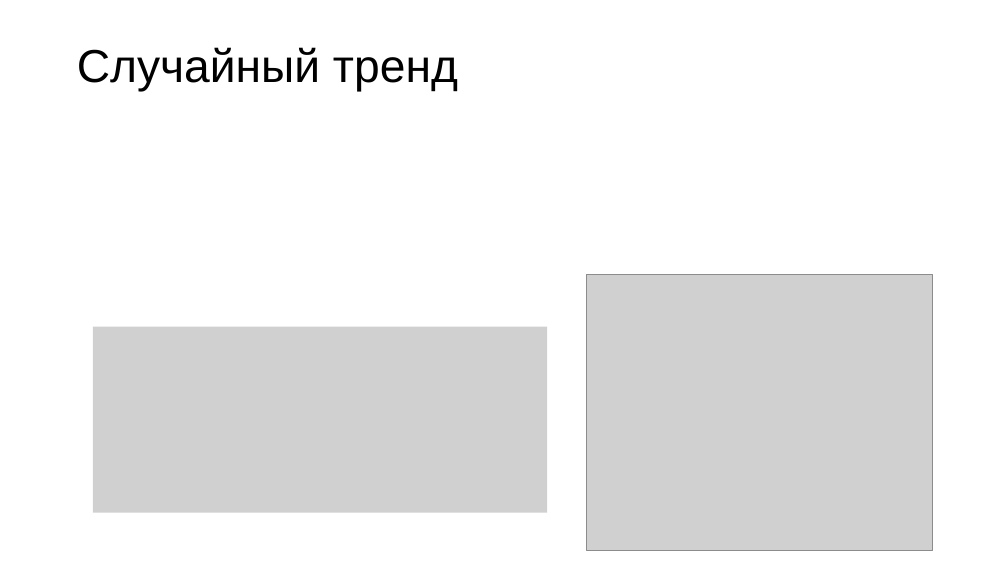
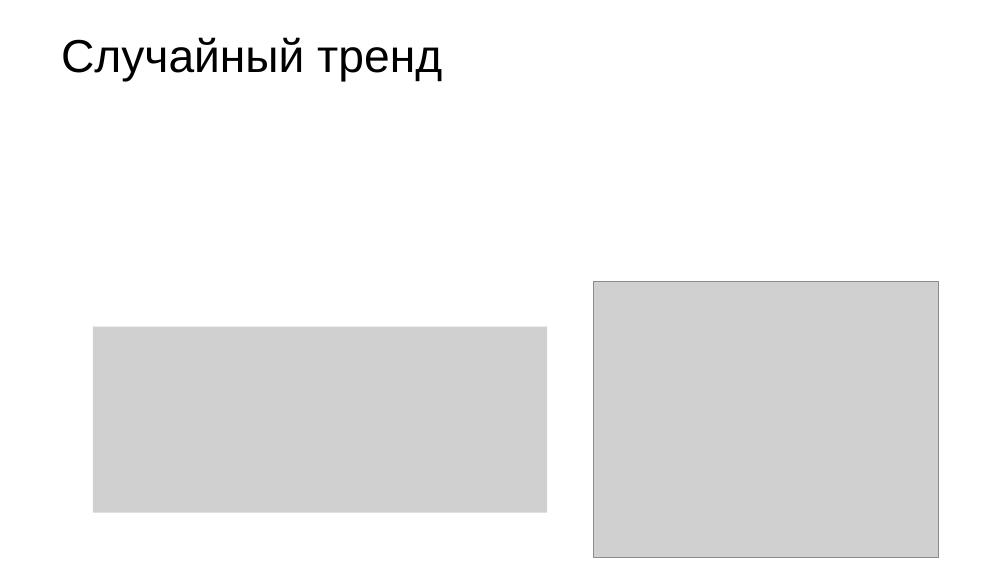
Before and after one commit to MVRonkin/TimeSeriesCourse, a slide deck: slide 14 of 2024/Lec/Юнит 2 - модели временных рядов.pptx. Drawn at 1008x567 pixels with LibreOffice and Linux fonts; fonts in the diff are those of the drawing; grey boxes stand for pictures. Boxes give left, top, right and bottom in pixels: in the first picture for what was removed or moved away, otherwise in the second. Text is boxed around its words. In the diff, an @@ line names an element or a change of style, - is before the commit and + after.

```diff
--- a/2024/Lec/Юнит 2 - модели временных рядов.pptx
+++ b/2024/Lec/Юнит 2 - модели временных рядов.pptx
@@ title "Случайный тренд": place and size @@
-title "Случайный тренд" at (77,47,458,92)
+title "Случайный тренд" at (61,37,442,82)
@@ picture: place and size @@
-picture at (587,274,932,550)
+picture at (594,281,939,557)
```
Also in this commit, not shown: 4 other slides changed, 6 slides removed, 22 other files.
